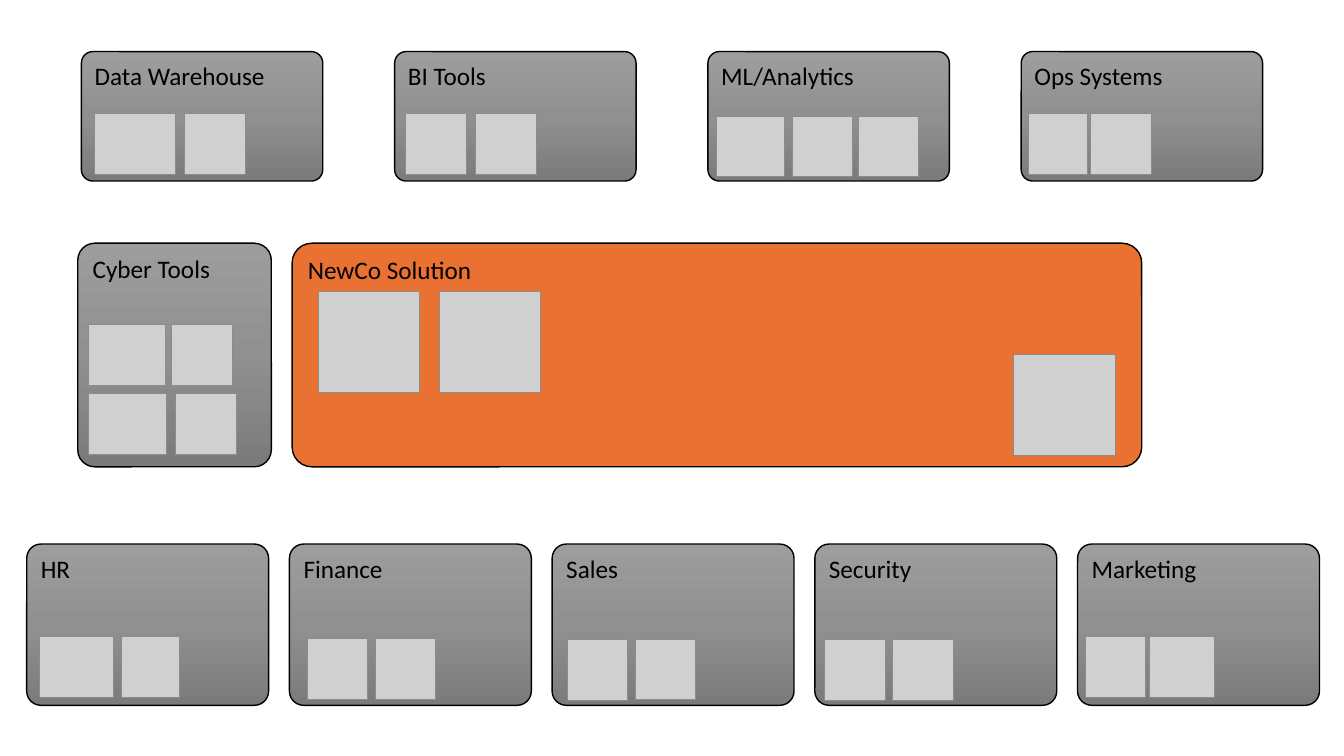
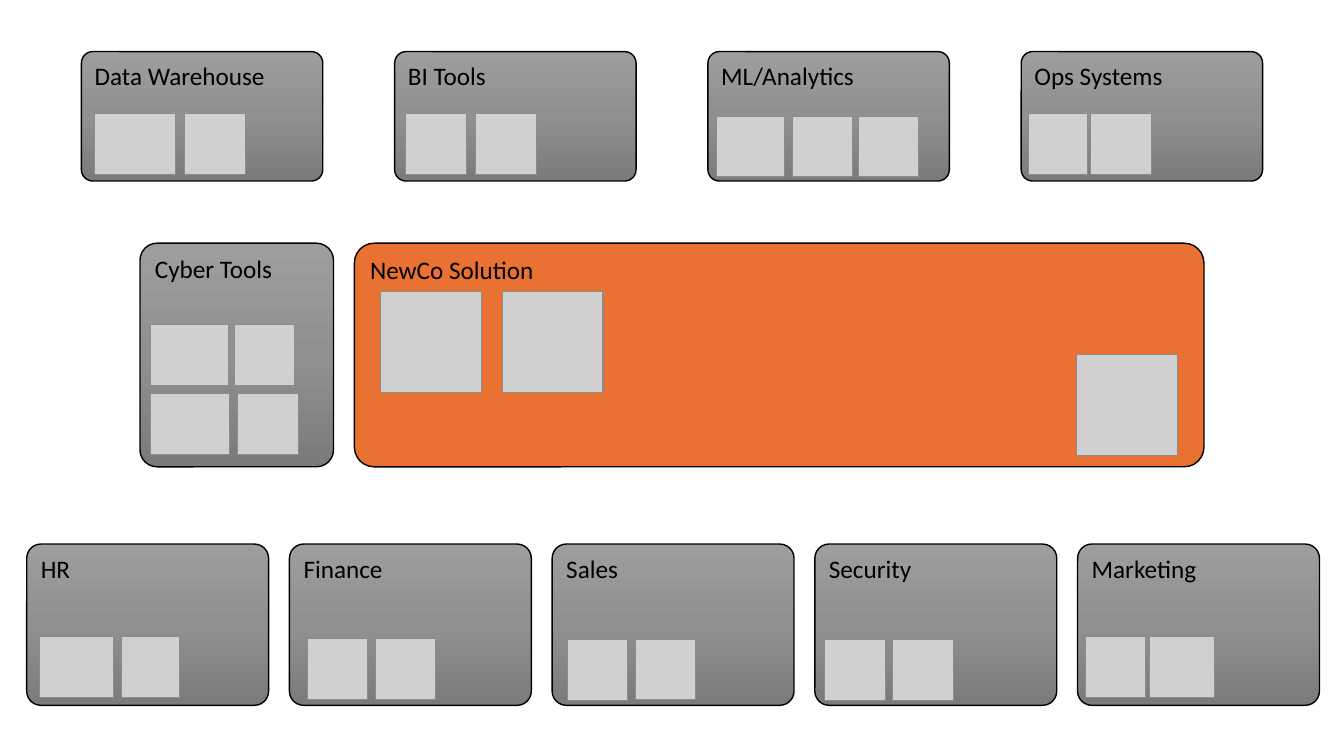
Before and after one commit to ryan-miles/stellationharness, a slide deck: slide 1 of BizPlan.pptx. Drawn at 1344x756 pixels with LibreOffice and Linux fonts; fonts in the diff are those of the drawing; grey boxes stand for pictures. Boxes give left, top, right and bottom in pixels: in the first picture for what was removed or moved away, otherwise in the second. Text is boxed around its words. In the diff, an @@ line names an element or a change of style, - is before the commit and + after.

```diff
--- a/BizPlan.pptx
+++ b/BizPlan.pptx
@@ 4 pictures, 1 rounded rectangle: place and size @@
-4 pictures, 1 rounded rectangle at [78,243,541,467]
+4 pictures, 1 rounded rectangle at [140,243,603,467]
@@ 3 pictures, 1 rounded rectangle: place and size @@
-3 pictures, 1 rounded rectangle at [171,243,1142,467]
+3 pictures, 1 rounded rectangle at [234,243,1205,467]
```
Also in this commit, not shown: 2 slides added, 14 other files.
